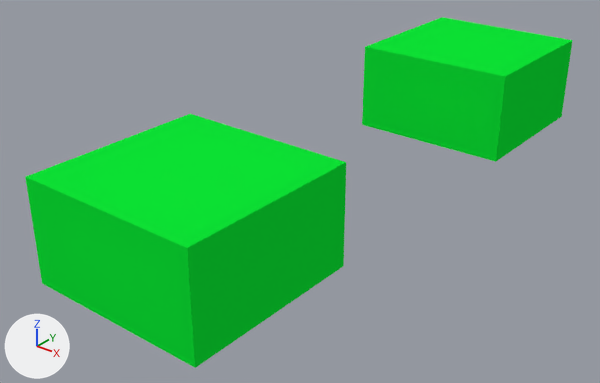
Before and after pictures for a commit that changed the Blender file 3dmodel/model.blend.
Camera for both pictures: a camera (50 mm lens) standing at (-83.23, -12.6, 5.18) and looking at (-89.88, -4.29, 0.03). Lighting does not change. The marker at lower left points along +X, +Y and +Z. The first picture is the older version. The same objects are shown in both versions, whatever each file hides.

Names of what the first picture shows: 'boat', 'boat1'.
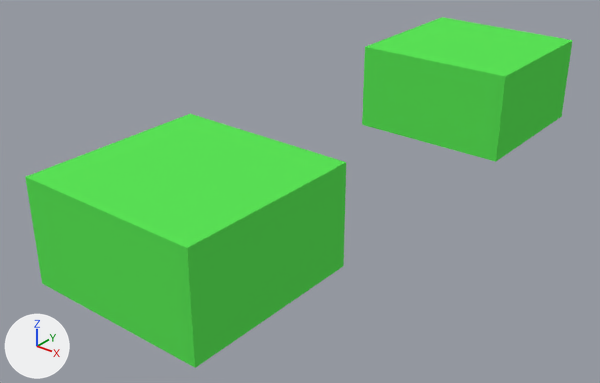
What differs and where, as boxes [x1, y1, x2, y2] in the pictures (600 x 383 px):
'boat', recoloured (lighter)
    both: [25, 114, 346, 368]
'boat1', recoloured (lighter)
    both: [362, 17, 573, 162]

Diff of the bpy script that builds the scene:
```diff
--- a/3dmodel/model.blend.py
+++ b/3dmodel/model.blend.py
@@ mat_material @@
 mat_material = diffuse_material('Material')
-mat_material.base_color = (0.00472, 0.8, 0.0373)  # green #0fe736
+mat_material.base_color = (0.107, 0.8, 0.097)  # green #5ce758
```
